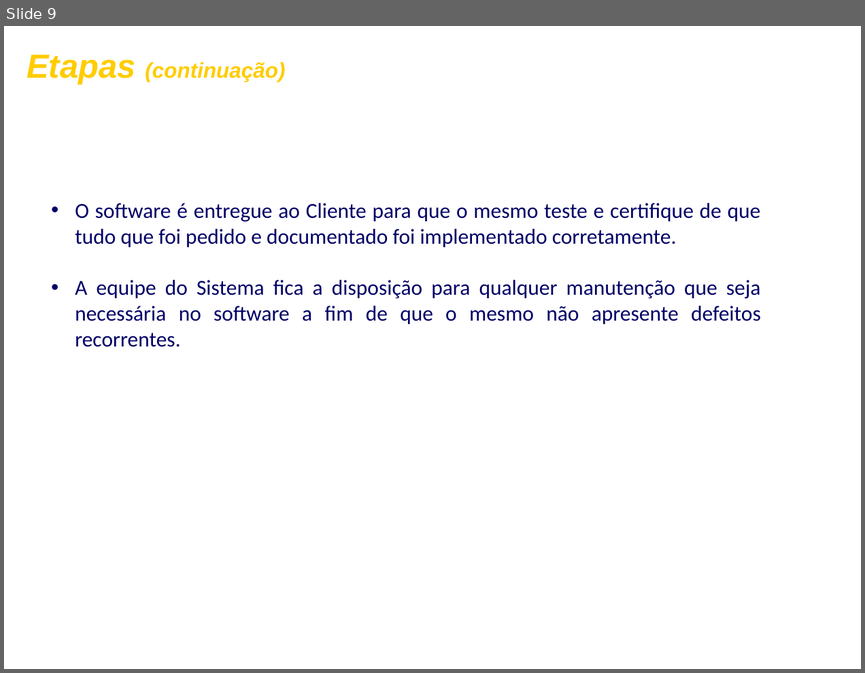
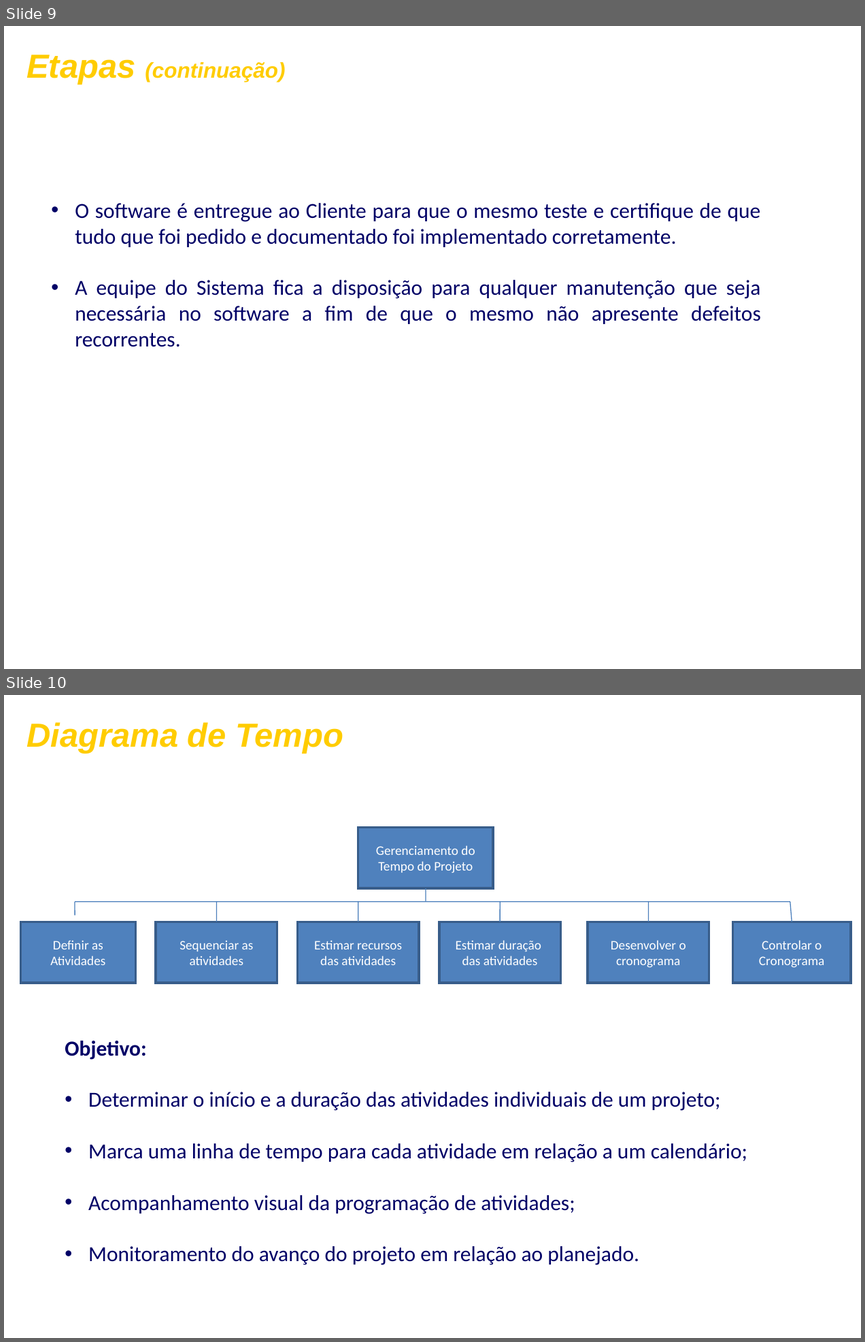
Before and after one commit to FrancescoBeghelli/TrabalhoES, a slide deck: ApresentaçãoFormatada.ppt. Shown one above the other, each under a label of ours: slide 9 before the commit, slides 9 and 10 after it. The pictures are 865x673 and 865x1342 pixels, drawn with LibreOffice and Linux fonts; fonts in the diff are those of the drawing; background and template pictures are left out. Boxes give left, top, right and bottom in pixels: in the first picture for what was removed or moved away, otherwise in the second. Text is boxed around its words. In the diff, an @@ line names an element or a change of style, - is before the commit and + after.

```diff
--- a/ApresentaçãoFormatada.ppt
+++ b/ApresentaçãoFormatada.ppt
@@ slide 10 added at [4, 695, 861, 1338], background picture (left out) @@
@@ text added at [26, 722, 344, 753], 28 pt, text #FFCC00, bold, italic @@
+Diagrama de Tempo
@@ group added at [21, 828, 851, 983]: 8 lines, 7 rectangles @@
+Gerenciamento do Tempo do Projeto
+Definir as Atividades
+Sequenciar as atividades
+Estimar recursos das atividades
+Estimar duração das atividades
+Desenvolver o cronograma
+Controlar o Cronograma
@@ text added at [65, 1040, 747, 1265], 18 pt, text #000066 @@
+Objetivo:
+• Determinar o início e a duração das atividades individuais de um projeto;
+• Marca uma linha de tempo para cada atividade em relação a um calendário;
+• Acompanhamento visual da programação de atividades;
+• Monitoramento do avanço do projeto em relação ao planejado.
```
Also in this commit, not shown: 2 slides changed, 2 other slides added, 2 slides removed.
